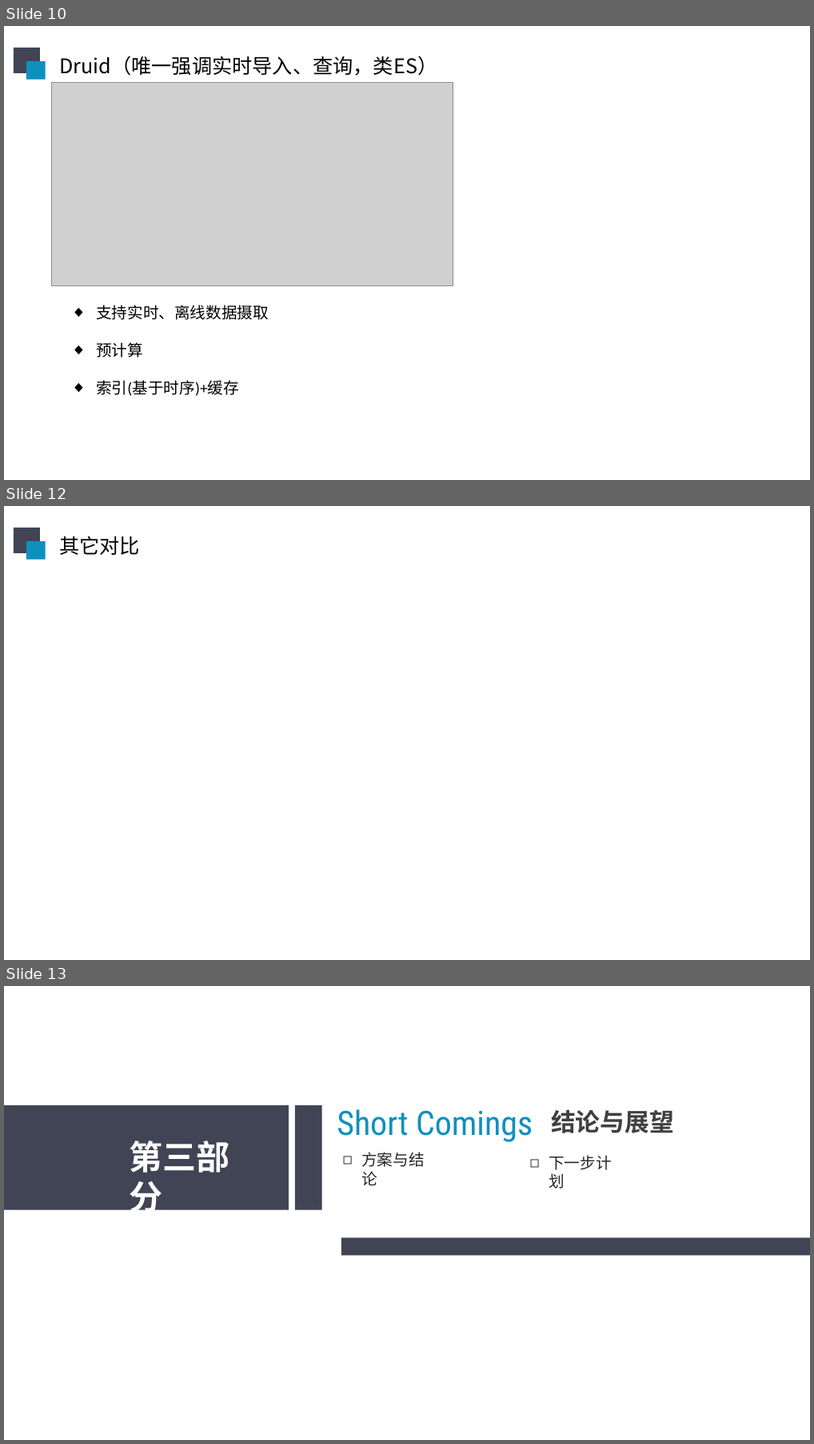
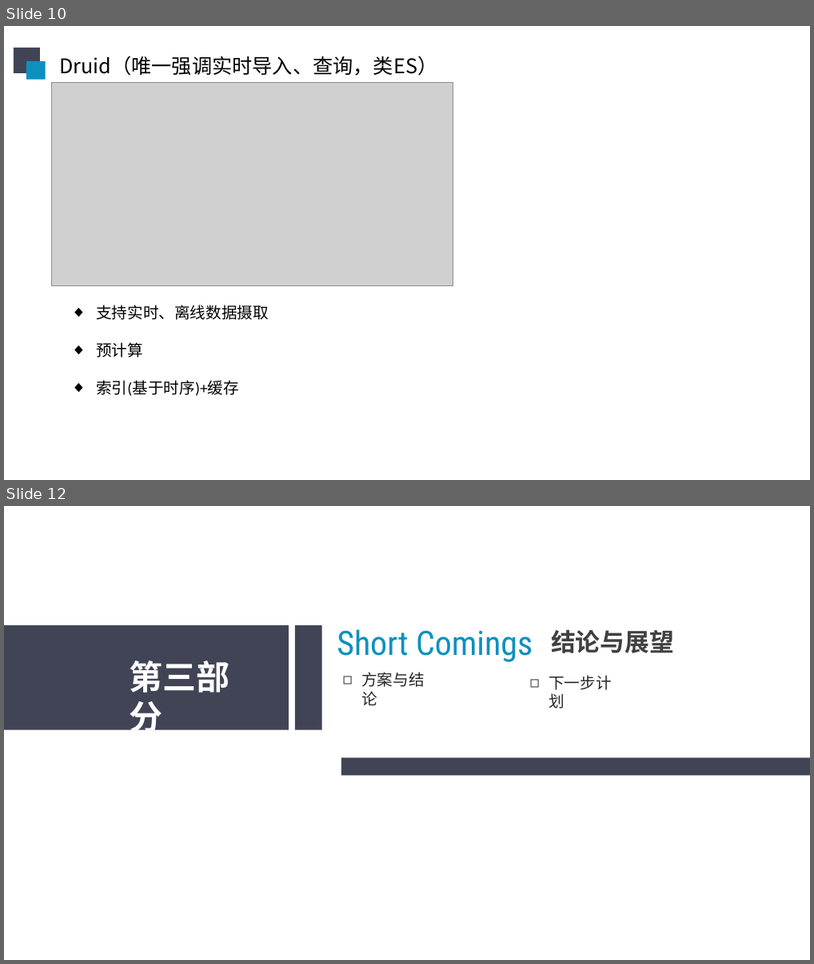
Before and after one commit to sunliangliang9201/interview_prepare, a slide deck: 在线阶段汇报20190606.pptx. Shown one above the other, each under a label of ours: slides 10, 12 and 13 before the commit, slides 10 and 12 after it; the slides between them are not shown. The pictures are 814x1444 and 814x964 pixels, drawn with LibreOffice and Linux fonts; fonts in the diff are those of the drawing; grey boxes stand for pictures. Boxes give left, top, right and bottom in pixels: in the first picture for what was removed or moved away, otherwise in the second. Text is boxed around its words. In the diff, an @@ line names an element or a change of style, - is before the commit and + after.

```diff
--- a/在线阶段汇报20190606.pptx
+++ b/在线阶段汇报20190606.pptx
@@ slide 12 removed at (x1=4, y1=506, x2=810, y2=960), background #FFFFFF @@
@@ rectangle removed at (x1=14, y1=528, x2=40, y2=553) @@
@@ rectangle removed at (x1=26, y1=541, x2=45, y2=560) @@
@@ text removed at (x1=59, y1=536, x2=140, y2=555) @@
-其它对比
@@ what was slide 13 is now slide 12 @@
```
Also in this commit, not shown: 2 slides changed.
